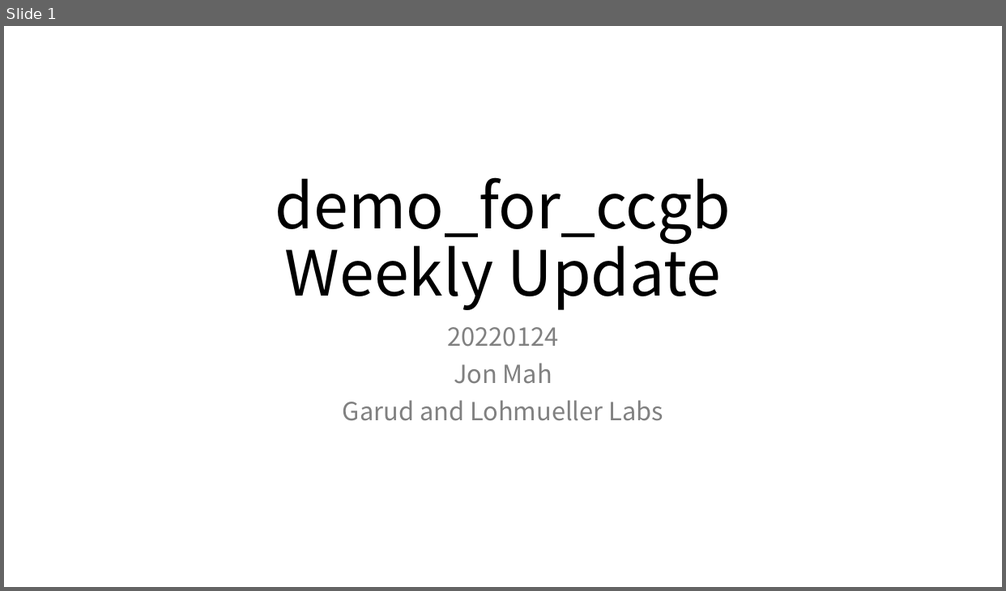
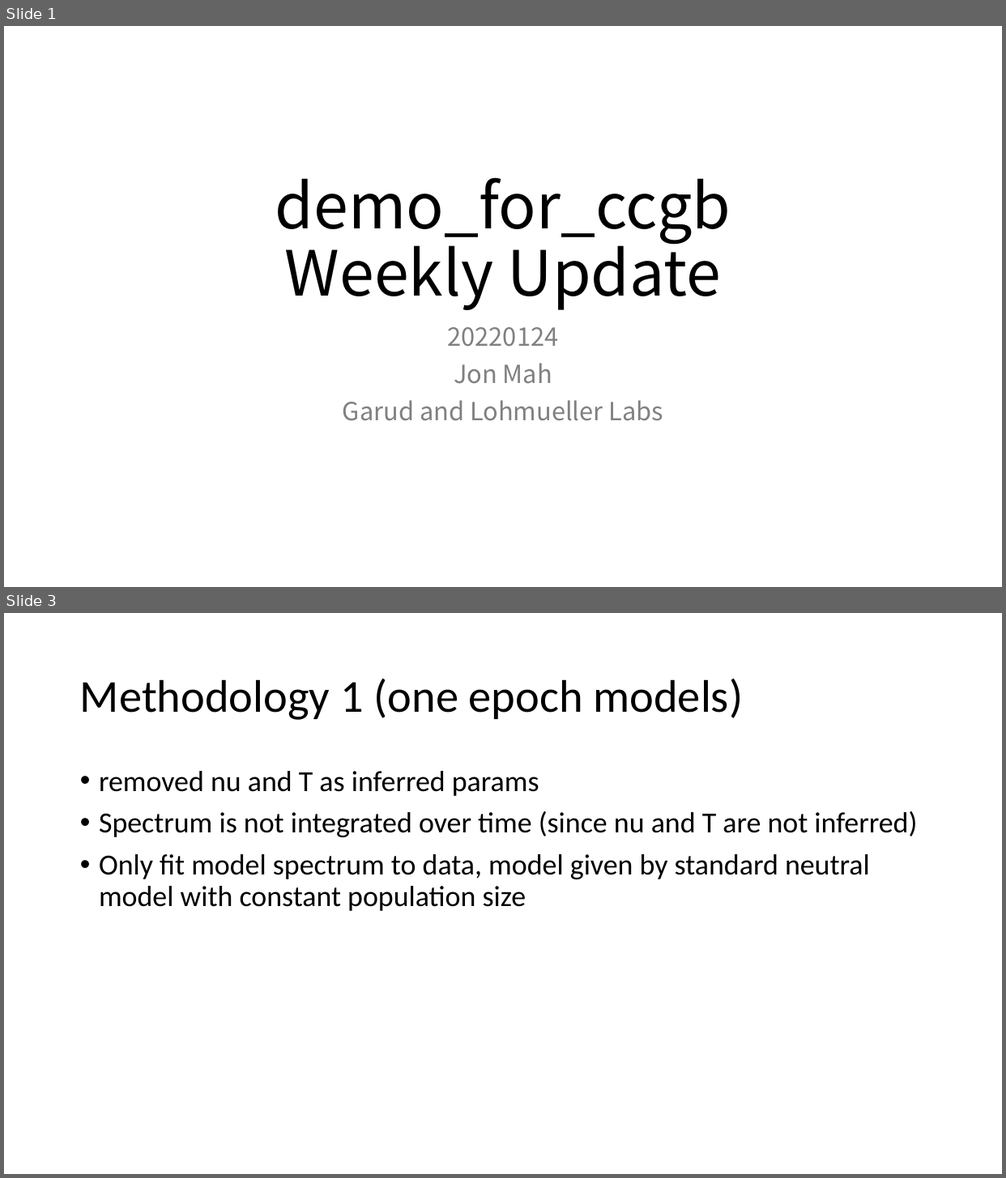
Before and after one commit to jon-mah/demo_for_ccgb, a slide deck: Summary/20220124_microbiome_demographic_slides.pptx. Shown one above the other, each under a label of ours: slide 1 before the commit, slides 1 and 3 after it; the slides between them are not shown. The pictures are 1006x591 and 1006x1178 pixels, drawn with LibreOffice and Linux fonts; fonts in the diff are those of the drawing. Boxes give left, top, right and bottom in pixels: in the first picture for what was removed or moved away, otherwise in the second. Text is boxed around its words. In the diff, an @@ line names an element or a change of style, - is before the commit and + after.

```diff
--- a/Summary/20220124_microbiome_demographic_slides.pptx
+++ b/Summary/20220124_microbiome_demographic_slides.pptx
@@ slide 3 added at box(4, 613, 1002, 1174), background #FFFFFF @@
@@ title added at box(80, 679, 744, 720), 44 pt, text #000000 @@
+Methodology 1 (one epoch models)
@@ text added at box(99, 771, 917, 911), 28 pt, text #000000 @@
+• removed nu and T as inferred params
+• Spectrum is not integrated over time (since nu and T are not inferred)
+• Only fit model spectrum to data, model given by standard neutral model with constant population size
```
Also in this commit, not shown: 1 slide changed, 2 other slides added, 1 slide removed.
